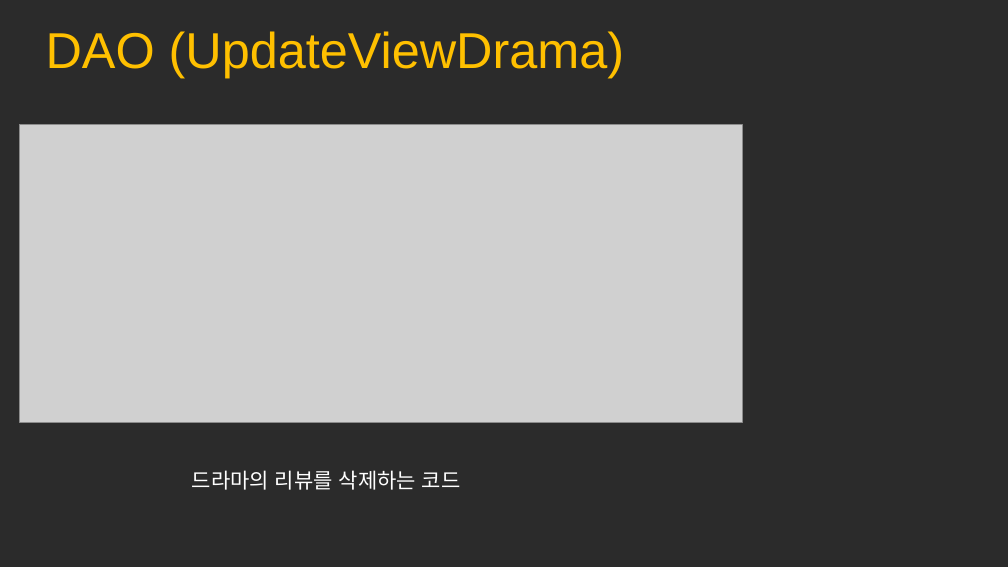
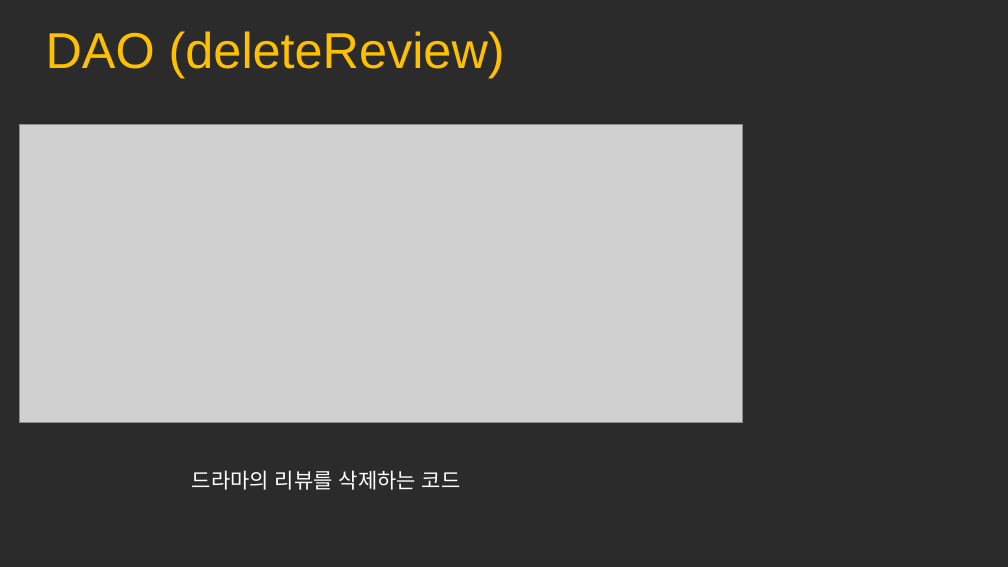
Before and after one commit to mina0502/portfolio, a slide deck: slide 44 of Drama/ppt/JSP.pptx (slide 38 before the commit). Drawn at 1008x567 pixels with LibreOffice and Linux fonts; fonts in the diff are those of the drawing; grey boxes stand for pictures; background and template pictures are left out; a plain dark background stands for a picture behind light text. Boxes give left, top, right and bottom in pixels: in the first picture for what was removed or moved away, otherwise in the second. Text is boxed around its words. In the diff, an @@ line names an element or a change of style, - is before the commit and + after.

```diff
--- a/Drama/ppt/JSP.pptx
+++ b/Drama/ppt/JSP.pptx
@@ text at (x1=46, y1=31, x2=505, y2=78): text changed @@
-DAO (UpdateViewDrama)
+DAO (deleteReview)
```
Also in this commit, not shown: 9 slides added, 1 slide removed.
